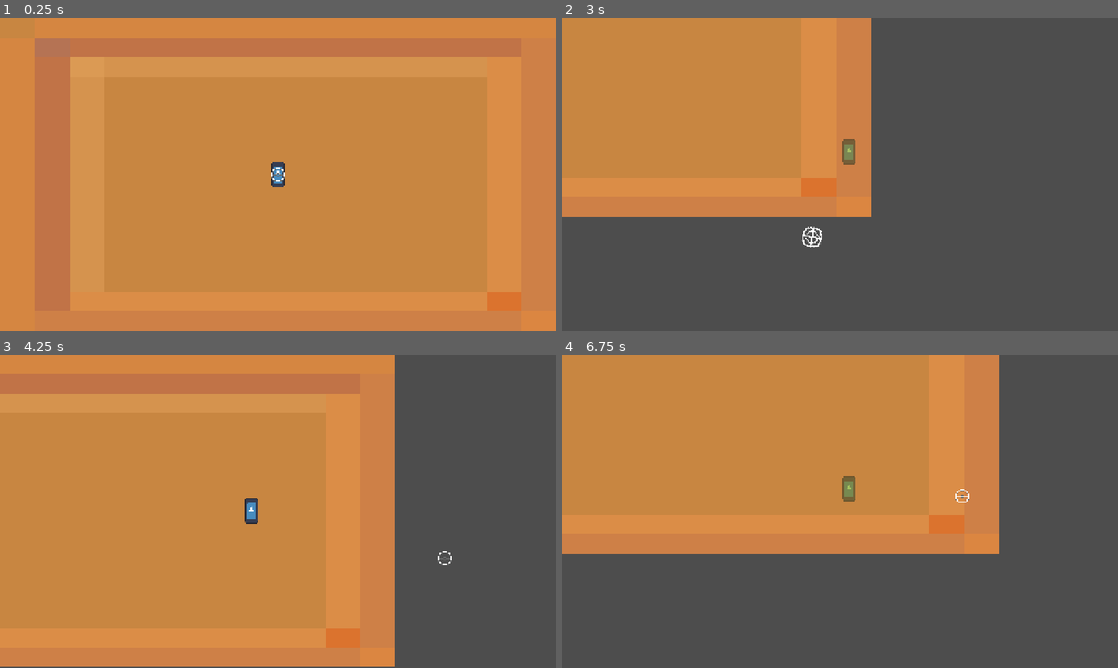
Above: before the commit, frames 1-4 (two rows, left to right).
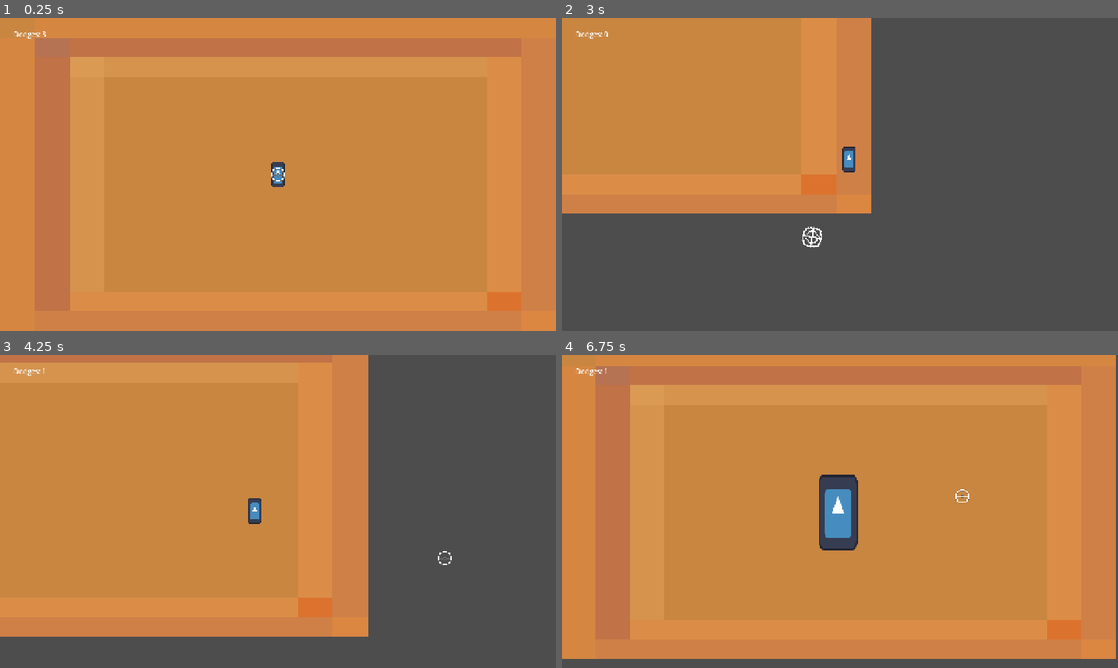
Above: after the commit, the same moments.

Repository: krockiedev/godotprojects
Game: Godot game, scene res://scenes/map.tscn
Two runs of this game, one before a commit and one after it. Both use one fixed random seed, a clock stepped at 60 frames per second and the inputs below. The engine's default icon, where the game draws it, is replaced by a stand-in: a white triangle on a blue panel in a dark square.
Inputs (mouse positions are in pixels of both pictures, inside the frame that each line leads up to):
- Up to frame 1 (0.25 s): no input
- Up to frame 2 (3 s): tap Enter at 0.5 s; move the mouse to (962, 158) at 0.52 s; hold D (right) 0.53-1.28 s; right-click (962, 158) at 0.6 s; click (962, 158) at 0.67 s; move the mouse to (728, 190) at 1.27 s; hold S (down) 1.28-2.03 s; right-click (728, 190) at 1.35 s; move the mouse to (895, 105) at 2.02 s; hold D (right) 2.03-2.78 s; right-click (895, 105) at 2.1 s; move the mouse to (812, 237) at 2.77 s; hold W (up) from 2.78 s (still down); right-click (812, 237) at 2.85 s; click (812, 237) at 2.92 s
- Up to frame 3 (4.25 s): move the mouse to (444, 558) at 3.52 s; release W (up) at 3.53 s; hold A (left) from 3.53 s (still down); right-click (444, 558) at 3.6 s
- Up to frame 4 (6.75 s): move the mouse to (673, 464) at 4.27 s; right-click (673, 464) at 4.35 s; move the mouse to (867, 511) at 5.02 s; release A (left) at 5.03 s; hold S (down) 5.03-5.78 s; right-click (867, 511) at 5.1 s; click (867, 511) at 5.17 s; move the mouse to (756, 433) at 5.77 s; hold D (right) 5.78-6.53 s; right-click (756, 433) at 5.85 s; move the mouse to (962, 495) at 6.52 s; hold W (up) from 6.53 s (still down); right-click (962, 495) at 6.6 s

The runs differ from the first frame. In frame 1, less than 0.1% of the frame differs, in the area x 2-9%, y 4-7%; in frame 2, 1.0%; in frame 3, 13%; in frame 4, 49%, in the area x 0-100%, y 0-98%.

Commit message:
Dodge Timer
Added Dodge Conditions and Delays

Diff:
--- a/gungeon-like/scenes/player.gd
+++ b/gungeon-like/scenes/player.gd
@@ -7,11 +7,20 @@
 enum State {NORMAL, DODGING}
 var movement = true
 @export var can_shoot = true
-const SPEED = 300.0
-const DODGE_SPEED = 500.0
-const DODGE_DURATION = 0.35
+var can_roll = true
+@export var SPEED = 300.0
+@export var DODGE_SPEED = 500.0
+@export var DODGE_DURATION = 0.35
 
+
+@export var max_dodges = 3
+@export var recharge_time = 3.0
 @onready var dodge_timer: Timer = $Dodge
+@onready var dodge_refresh: Timer = $DodgeRefresh
+@onready var fatigue: Timer = $Fatigue
+
+var active_cooldowns: Array[float] = []
+@onready var debug_dodges: Label = $UI/DebugDodges
 
 var current_state: State = State.NORMAL
 var roll_direction := Vector2.ZERO
@@ -69,6 +78,15 @@
 		.set_trans(Tween.TRANS_CUBIC).set_ease(Tween.EASE_OUT)
 
 func _physics_process(delta: float) -> void:
+	var current_dodges = max_dodges - active_cooldowns.size()
+	debug_dodges.text = "Dodges: " + str(current_dodges)
+
+	for i in range(active_cooldowns.size() - 1, -1, -1):
+		active_cooldowns[i] -= delta
+
+		if active_cooldowns[i] <= 0.0:
+			active_cooldowns.remove_at(i)
+
 	if hitbox.disabled:
 		sprite.modulate = Color(0.5,1,0.5,0.5)
 	else:
@@ -87,6 +105,12 @@
 	move_and_slide()
 
 func dodge(direction):
+	var current_dodges = max_dodges - active_cooldowns.size()
+	if current_dodges <= 0:
+		return
+	else:
+		active_cooldowns.append(recharge_time)
+
 	hitbox.disabled = true
 	current_state = State.DODGING
 	roll_direction = direction.normalized()
--- a/gungeon-like/scenes/player.tscn
+++ b/gungeon-like/scenes/player.tscn
@@ -50,7 +50,7 @@
 }]
 
 [sub_resource type="RectangleShape2D" id="RectangleShape2D_qhqgy"]
-size = Vector2(28, 5)
+size = Vector2(6, 2)
 
 [node name="Player" type="CharacterBody2D" unique_id=371891265 groups=["player"]]
 collision_layer = 2
@@ -76,13 +76,23 @@
 frame = 2
 frame_progress = 1.0
 
-[node name="Dodge" type="Timer" parent="." unique_id=1053788211]
-wait_time = 0.35
-one_shot = true
+[node name="DebugDodges" type="Label" parent="UI" unique_id=1611923020]
+offset_left = 31.0
+offset_top = 26.0
+offset_right = 155.0
+offset_bottom = 57.0
+text = "Dodges: "
 
 [node name="Area2D" type="Area2D" parent="." unique_id=1470117917]
 collision_layer = 4
 
 [node name="Feet" type="CollisionShape2D" parent="Area2D" unique_id=1258069208]
-position = Vector2(0, 25.5)
+position = Vector2(0, 28)
 shape = SubResource("RectangleShape2D_qhqgy")
+
+[node name="Dodge" type="Timer" parent="." unique_id=1053788211]
+wait_time = 0.35
+one_shot = true
+
+[node name="Fatigue" type="Timer" parent="." unique_id=991159673]
+one_shot = true
